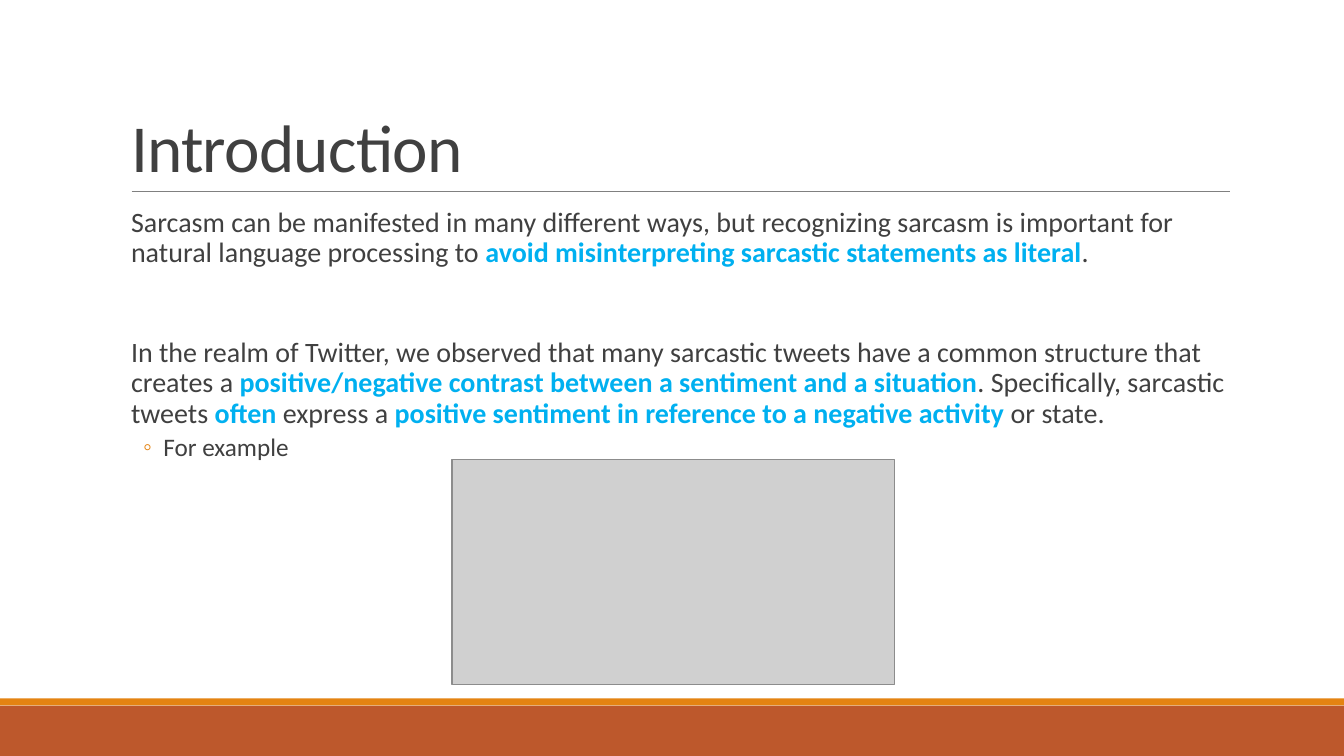
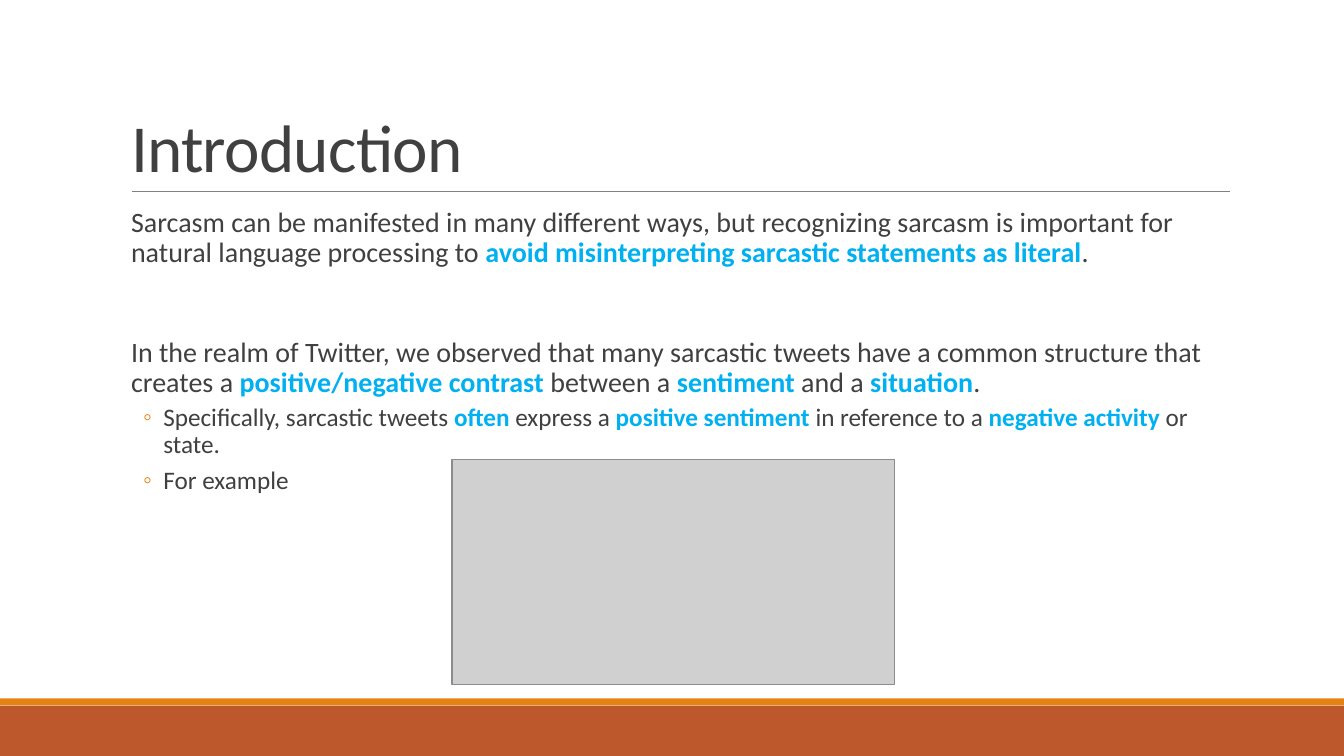
Before and after one commit to liangxh/grad, a slide deck: slide 2 of [文献调研] Sarcasm as Contrast between a Positive Sentiment and Negative Situation.pptx. Drawn at 1344x756 pixels with LibreOffice and Linux fonts; fonts in the diff are those of the drawing; grey boxes stand for pictures. Boxes give left, top, right and bottom in pixels: in the first picture for what was removed or moved away, otherwise in the second. Text is boxed around its words. In the diff, an @@ line names an element or a change of style, - is before the commit and + after.

Commit message:
update

```diff
--- a/[文献调研] Sarcasm as Contrast between a Positive Sentiment and Negative Situation.pptx
+++ b/[文献调研] Sarcasm as Contrast between a Positive Sentiment and Negative Situation.pptx
@@ text at bbox=[131, 342, 1201, 453]: text changed @@
-  In the realm of Twitter, we observed that many sarcastic tweets have a common structure that creates a positive/negative contrast between a sentiment and a situation. Specifically, sarcastic tweets often express a positive sentiment in reference to a negative activity or state.
+  In the realm of Twitter, we observed that many sarcastic tweets have a common structure that creates a positive/negative contrast between a sentiment and a situation.
+  ◦ Specifically, sarcastic tweets often express a positive sentiment in reference to a negative activity or state.
```
Also in this commit, not shown: 7 other slides changed, 15 slides added, 3 slides removed.
